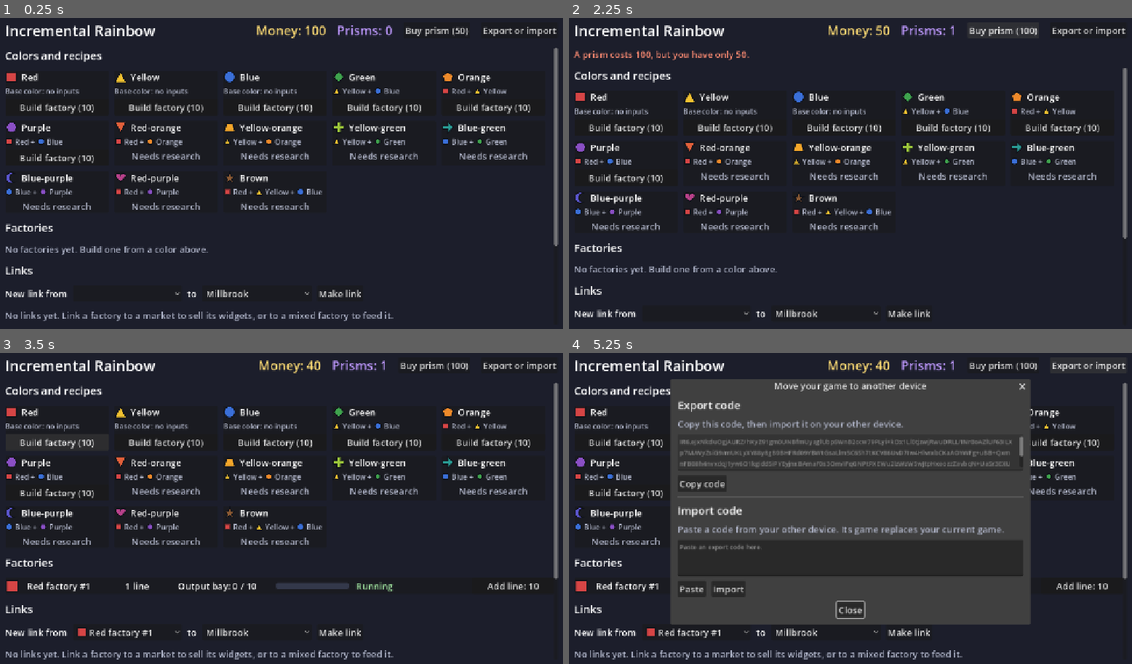
Above: before the commit, frames 1-4 (two rows, left to right).
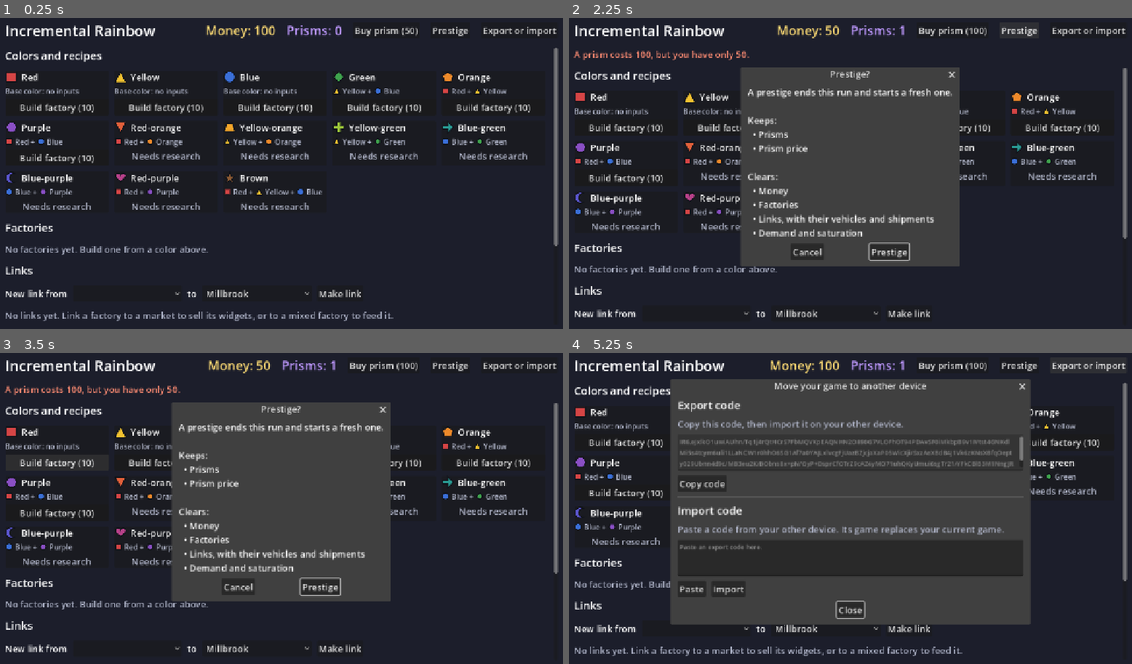
Above: after the commit, the same moments.

Repository: ElysiaAlarien/incrementalrainbow
Game: Godot game, scene res://src/ui/main.tscn
Same seed, same stepped clock (60 frames per second), same inputs: the game is played once before the commit and once after it.
Inputs (mouse positions are in pixels of both pictures, inside the frame that each line leads up to; where the layout moved, square brackets give the same spot in the first picture):
- Up to frame 1 (0.25 s): no input
- Up to frame 2 (2.25 s): click "Buy prism (50)" at 0.5 s; click "Buy prism (100)" at 1.25 s; click (1019, 30) at 2 s, where only the run after the commit has a clickable "Prestige"
- Up to frame 3 (3.5 s): click "Build factory (10)" at 2.75 s
- Up to frame 4 (5.25 s): click (698, 648) [698, 632] at 3.5 s; click (889, 586) at 4.25 s, where only the run after the commit has a clickable "Prestige"; click "Export or import" at 5 s

The runs differ from the first frame. In frame 1, 0.8% of the frame differs, in the area x 36-84%, y 2-7%; in frame 2, 24%; in frame 3, 34%, in the area x 0-100%, y 2-99%; in frame 4, 3.9%.

Commit message:
Prestige (#19) (#38)
* Prestige: a fresh run that keeps prisms and the prism price

A prestige builds a new run from Simulation.new, the same path as a new
game, and copies only the keep set in Simulation._PRESTIGE_KEEPS. All
other state clears by default (ADR-0012). The prestige_preview query
gives what a prestige keeps and clears, and the screen asks the player
to confirm. A prestige with no prisms fails with NO_PRISMS.

Closes #19

Co-Authored-By: Claude Opus 5.5 <noreply@anthropic.com>

* Prestige review fixes: name check for the preview, one-pass copy

Co-Authored-By: Claude Opus 5.5 <noreply@anthropic.com>

---------

Co-authored-by: Claude Opus 5.5 <noreply@anthropic.com>

Diff:
--- a/src/core/command_result.gd
+++ b/src/core/command_result.gd
@@ -29,6 +29,8 @@
 	NOTHING_TO_SHIP,
 	## The link already has automatic transport.
 	ALREADY_AUTOMATIC,
+	## A prestige needs at least one prism.
+	NO_PRISMS,
 }
 
 var ok: bool
--- /dev/null
+++ b/src/core/prestige_view.gd
@@ -0,0 +1,16 @@
+class_name PrestigeView
+extends RefCounted
+## A read-only copy of what a prestige does now, returned by
+## [method Simulation.prestige_preview]. Changing it does not change the
+## simulation.
+
+## True if [method Simulation.prestige] is allowed now.
+var allowed: bool
+## Why a prestige is not allowed now, for the player. Empty when
+## [member allowed] is true.
+var message: String
+## What a prestige keeps, as names for the player, such as "Prisms".
+var keeps: PackedStringArray
+## What a prestige clears to a fresh run, as names for the player, such as
+## "Money".
+var clears: PackedStringArray
--- a/src/core/simulation.gd
+++ b/src/core/simulation.gd
@@ -15,6 +15,27 @@
 const LinkState := preload("res://src/core/state/link_state.gd")
 const ShipmentState := preload("res://src/core/state/shipment_state.gd")
 const DemandState := preload("res://src/core/state/demand_state.gd")
+
+## The prestige keep set, in one place (see ADR-0012). A prestige makes a
+## fresh run with [method Simulation.new], the same path as a new game, and
+## copies only these members into it. Each key is a name for the player, and
+## its value lists the members that hold it. All other state, also state that
+## a later feature adds, is part of the run and clears by default. To keep new
+## state across runs, such as prestige upgrades, add it here.
+const _PRESTIGE_KEEPS: Dictionary[String, Array] = {
+	"Prisms": [&"_prisms"],
+	"Prism price": [&"_prisms_bought"],
+}
+## What a prestige clears, as names for the player. A prestige clears all
+## state that [constant _PRESTIGE_KEEPS] does not name, so this list only
+## tells the player. When a feature adds state to the run, add its name here.
+## A test fails for each snapshot key that neither list names.
+const _PRESTIGE_CLEARS: PackedStringArray = [
+	"Money",
+	"Factories",
+	"Links, with their vehicles and shipments",
+	"Demand and saturation",
+]
 
 var _content: Content
 var _rng: SimRng
@@ -295,6 +316,35 @@
 	return CommandResult.success(_prisms)
 
 
+## Ends this run and starts a fresh one. A prestige keeps only the set in
+## [constant _PRESTIGE_KEEPS] (see [method prestige_preview]) and clears all
+## else to the state of a new game. The player must own at least one prism.
+## The random number generator of the old run seeds the new run, so the same
+## commands and ticks give the same new run.
+func prestige() -> CommandResult:
+	var blocked := _prestige_blocked()
+	if blocked != null:
+		return blocked
+
+	var kept := {}
+	for members: Array in _PRESTIGE_KEEPS.values():
+		for member: StringName in members:
+			kept[member] = true
+	var fresh := Simulation.new(_content, (_rng.next_u32() << 32) | _rng.next_u32())
+	for property in get_property_list():
+		if property.usage & PROPERTY_USAGE_SCRIPT_VARIABLE and not kept.has(StringName(property.name)):
+			set(property.name, fresh.get(property.name))
+	return CommandResult.success()
+
+
+## A failure if [method prestige] is not allowed now, or null.
+func _prestige_blocked() -> CommandResult:
+	if _prisms <= 0:
+		return CommandResult.failure(CommandResult.Reason.NO_PRISMS,
+			"A prestige needs at least one prism. Buy a prism first.")
+	return null
+
+
 ## Why the destination of [param state] accepts no widgets now.
 func _accepts_nothing_text(state: LinkState) -> String:
 	if state.destination_kind == LinkView.Destination.FACTORY:
@@ -383,6 +433,18 @@
 	return view
 
 
+## What [method prestige] does now: if it is allowed, and what it keeps and
+## what it clears.
+func prestige_preview() -> PrestigeView:
+	var view := PrestigeView.new()
+	var blocked := _prestige_blocked()
+	view.allowed = blocked == null
+	view.message = "" if blocked == null else blocked.message
+	view.keeps = PackedStringArray(_PRESTIGE_KEEPS.keys())
+	view.clears = _PRESTIGE_CLEARS.duplicate()
+	return view
+
+
 ## The money that [method build_factory] costs now.
 func factory_build_cost() -> BigNumber:
 	return _content.factory_balance.build_cost
--- a/src/ui/main.gd
+++ b/src/ui/main.gd
@@ -9,6 +9,8 @@
 ## each frame, and shows what the queries return. It loads the save on start,
 ## and saves at intervals and when the game exits or goes to the background.
 ## The Export or import button exports the game as a code and imports a code.
+## The Prestige button shows what a prestige keeps and clears, and asks the
+## player to confirm.
 
 ## Seconds between saves while the game runs.
 const AUTOSAVE_INTERVAL_S := 30.0
@@ -30,6 +32,7 @@
 @onready var _buy_prism_button: Button = %BuyPrism
 @onready var _message_label: Label = %MessageLabel
 @onready var _export_code_button: Button = %ExportCodeButton
+@onready var _prestige_button: Button = %PrestigeButton
 
 var _sim: Simulation
 var _save_file: SaveFile
@@ -41,6 +44,7 @@
 var _link_rows: Dictionary[int, LinkRow] = {}
 var _market_rows: Dictionary[StringName, MarketRow] = {}
 var _export_code_dialog: ExportCodeDialog
+var _prestige_confirm := ConfirmationDialog.new()
 var _cards: Array[ColorCard] = []
 ## The metadata of each item in [member _new_link_destination], in order, as
 ## from [method _link_destination_keys].
@@ -71,6 +75,12 @@
 	add_child(_export_code_dialog)
 	_export_code_button.pressed.connect(func() -> void: _export_code_dialog.open(_sim))
 	_buy_prism_button.pressed.connect(_on_buy_prism_pressed)
+	_prestige_confirm.name = "PrestigeConfirm"
+	_prestige_confirm.title = "Prestige?"
+	_prestige_confirm.ok_button_text = "Prestige"
+	_prestige_confirm.confirmed.connect(_on_prestige_confirmed)
+	add_child(_prestige_confirm)
+	_prestige_button.pressed.connect(_on_prestige_pressed)
 	_refresh()
 
 
@@ -131,6 +141,12 @@
 ## it at once.
 func _replace_game(simulation: Simulation) -> void:
 	_sim = simulation
+	_show_replaced_run()
+
+
+## Shows the run of the game after an import or a prestige replaced the last
+## run. It removes the rows of the last run, and saves the game at once.
+func _show_replaced_run() -> void:
 	for row: Node in _rows.values() + _link_rows.values():
 		row.get_parent().remove_child(row)
 		row.queue_free()
@@ -171,6 +187,30 @@
 
 func _on_buy_prism_pressed() -> void:
 	_show_result(_sim.buy_prism())
+
+
+## Shows what a prestige keeps and clears and asks the player to confirm, or
+## shows why a prestige is not allowed now.
+func _on_prestige_pressed() -> void:
+	var preview := _sim.prestige_preview()
+	if not preview.allowed:
+		_show_message(preview.message)
+		return
+	_prestige_confirm.dialog_text = "A prestige ends this run and starts a fresh one.\n\nKeeps:\n%s\n\nClears:\n%s" % [
+		_bullets(preview.keeps), _bullets(preview.clears)]
+	_prestige_confirm.popup_centered()
+
+
+func _on_prestige_confirmed() -> void:
+	var result := _sim.prestige()
+	if result.ok:
+		_show_replaced_run()
+	else:
+		_show_result(result)
+
+
+func _bullets(items: PackedStringArray) -> String:
+	return "\n".join(Array(items).map(func(item: String) -> String: return "  • " + item))
 
 
 func _on_ship_pressed(link_id: int) -> void:
--- a/src/ui/main.tscn
+++ b/src/ui/main.tscn
@@ -71,6 +71,12 @@
 layout_mode = 2
 size_flags_vertical = 4
 text = "Buy prism"
+
+[node name="PrestigeButton" type="Button" parent="Margin/Layout/Header"]
+unique_name_in_owner = true
+layout_mode = 2
+size_flags_vertical = 4
+text = "Prestige"
 
 [node name="ExportCodeButton" type="Button" parent="Margin/Layout/Header"]
 unique_name_in_owner = true
--- a/tests/smoke/test_main_screen.gd
+++ b/tests/smoke/test_main_screen.gd
@@ -418,6 +418,75 @@
 	assert_string_contains(message.text, "A prism costs")
 
 
+func test_a_prestige_with_no_prisms_shows_the_reason() -> void:
+	var main: Control = await _main_with_red_factory()
+
+	main.find_child("PrestigeButton", true, false).pressed.emit()
+	await wait_process_frames(1)
+
+	var confirm: ConfirmationDialog = main.find_child("PrestigeConfirm", true, false)
+	assert_false(confirm.visible, "there is nothing to confirm")
+	var message: Label = main.find_child("MessageLabel", true, false)
+	assert_true(message.visible)
+	assert_eq(message.text, main.simulation().prestige_preview().message)
+	assert_eq(main.simulation().factories().size(), 1)
+
+
+## The main screen with one prism, a red factory, and a link from it.
+func _main_ready_to_prestige() -> Control:
+	var main := await _open_main()
+	main.find_child("BuyPrism", true, false).pressed.emit()
+	main.find_child("Build_red", true, false).pressed.emit()
+	await wait_process_frames(1)
+	main.find_child("MakeLink", true, false).pressed.emit()
+	await wait_process_frames(1)
+	assert_eq(main.simulation().prisms().owned, 1)
+	assert_eq(_rows(main).size(), 1)
+	return main
+
+
+func test_a_prestige_shows_what_it_keeps_and_clears_before_the_player_confirms() -> void:
+	var main: Control = await _main_ready_to_prestige()
+
+	main.find_child("PrestigeButton", true, false).pressed.emit()
+	await wait_process_frames(1)
+
+	var confirm: ConfirmationDialog = main.find_child("PrestigeConfirm", true, false)
+	assert_true(confirm.visible, "the prestige asks to confirm")
+	var preview: PrestigeView = main.simulation().prestige_preview()
+	for item in preview.keeps + preview.clears:
+		assert_string_contains(confirm.dialog_text, item)
+	assert_lt(confirm.dialog_text.find("Keeps"), confirm.dialog_text.find(preview.keeps[0]))
+	assert_lt(confirm.dialog_text.find("Clears"), confirm.dialog_text.find(preview.clears[0]))
+	assert_eq(main.simulation().factories().size(), 1, "the game does not change before the player confirms")
+	confirm.canceled.emit()
+	await wait_process_frames(1)
+	assert_eq(main.simulation().factories().size(), 1, "a canceled prestige changes nothing")
+
+
+func test_a_confirmed_prestige_starts_a_new_run_and_saves_it() -> void:
+	var main: Control = await _main_ready_to_prestige()
+	main.find_child("PrestigeButton", true, false).pressed.emit()
+	await wait_process_frames(1)
+	var confirm: ConfirmationDialog = main.find_child("PrestigeConfirm", true, false)
+
+	confirm.confirmed.emit()
+	await wait_process_frames(1)
+
+	var sim: Simulation = main.simulation()
+	assert_eq(sim.factories().size(), 0)
+	assert_eq(sim.prisms().owned, 1)
+	assert_eq(_rows(main).size(), 0, "the screen shows the new run")
+	assert_eq(main.find_children("Link*", "LinkRow", true, false).size(), 0)
+	assert_eq((main.find_child("NewLinkFactory", true, false) as OptionButton).item_count, 0)
+	assert_true(main.find_child("EmptyLabel", true, false).visible)
+	assert_eq((main.find_child("PrismLabel", true, false) as Label).text, "Prisms: 1")
+	var saved := _read_save()
+	assert_true(saved.ok, saved.message)
+	assert_eq(saved.simulation.factories().size(), 0, "the prestige is saved at once")
+	assert_eq(saved.simulation.prisms().owned, 1)
+
+
 func test_the_header_fits_the_screen_width() -> void:
 	var main := await _open_main()
 	var header: Control = main.find_child("Header", true, false)
--- a/tests/unit/test_save.gd
+++ b/tests/unit/test_save.gd
@@ -132,6 +132,28 @@
 	assert_eq(loaded.snapshot(), sim.snapshot())
 
 
+func test_save_then_load_after_a_prestige_gives_the_same_state() -> void:
+	var sim := _rich_game()
+	assert_true(sim.prestige().ok, "the rich game has prisms")
+	sim.build_factory(&"red")
+	sim.tick(2500)
+
+	var result := _load(SaveCodec.encode(sim))
+
+	assert_true(result.ok, result.message)
+	var loaded := result.simulation
+	assert_eq(loaded.prisms().owned, 2)
+	assert_eq(loaded.prisms().total_bought, 2)
+	assert_eq(loaded.factories().size(), 1)
+	assert_eq(loaded.snapshot(), sim.snapshot())
+	for game in [sim, loaded]:
+		game.make_link(1, &"millbrook")
+		game.tick(12_345)
+		game.start_shipment(1)
+		game.prestige()
+	assert_eq(loaded.snapshot(), sim.snapshot(), "the loaded game plays on and prestiges the same")
+
+
 func test_the_save_has_a_version_number() -> void:
 	var data: Dictionary = JSON.parse_string(SaveCodec.encode(_rich_game()))
 
--- /dev/null
+++ b/tests/unit/test_simulation_prestige.gd
@@ -0,0 +1,265 @@
+extends GutTest
+## Prestige: the player ends a run and starts a fresh one. A prestige keeps
+## prisms and the prism price, and clears the run (see ADR-0012).
+
+const SEED := 19
+## Each snapshot key, and the name in the prestige preview that tells the
+## player about it. Null for a key that the player does not see. When a
+## feature adds a snapshot key, add it here with its name, and add the name to
+## the keeps or the clears of the core.
+const PREVIEW_NAME_OF_KEY := {
+	"time_ms": null,
+	"rng": null,
+	"money": "Money",
+	"next_factory_id": "Factories",
+	"factories": "Factories",
+	"next_link_id": "Links, with their vehicles and shipments",
+	"links": "Links, with their vehicles and shipments",
+	"next_shipment_id": "Links, with their vehicles and shipments",
+	"drift_key": "Demand and saturation",
+	"saturation": "Demand and saturation",
+	"prisms": "Prisms",
+	"prisms_bought": "Prism price",
+}
+## The snapshot keys that come from the random number generator, so a fresh
+## run has other values than a new game with another seed.
+const RANDOM_KEYS: Array[String] = ["rng", "drift_key"]
+
+
+## Content with mixed colors, drift, and saturation, and 1000 money at the
+## start. Prisms cost 20, then 40, then 80.
+func _content() -> Content:
+	return ContentFixture.from_data(ContentFixture.data(ContentFixture.mixed_colors_data(),
+		ContentFixture.balance_data(700, 6, ContentFixture.demand_overrides().merged(
+			{"starting_money": 1000}))))
+
+
+## A run with factories, links to a market and to a mixed factory, shipments
+## on their way, automatic transport, sales that saturate a color, and two
+## prisms.
+func _played_run() -> Simulation:
+	var sim := Simulation.new(_content(), SEED)
+	assert_true(sim.build_factory(&"red").ok)
+	assert_true(sim.build_factory(&"yellow").ok)
+	assert_true(sim.build_factory(&"green").ok)
+	assert_true(sim.add_production_line(1).ok)
+	assert_true(sim.make_link(1, &"millbrook").ok)
+	assert_true(sim.make_factory_link(2, 3).ok)
+	assert_true(sim.buy_automatic_transport(1).ok)
+	sim.tick(3000)
+	assert_true(sim.start_shipment(2).ok)
+	sim.tick(ContentFixture.TRANSIT_TIME_MS + 100)
+	assert_true(sim.buy_prism().ok)
+	assert_true(sim.buy_prism().ok)
+	return sim
+
+
+## The snapshot keys that a prestige keeps, from the names in the preview.
+func _kept_keys(sim: Simulation) -> Array[String]:
+	var keys: Array[String] = []
+	var keeps := sim.prestige_preview().keeps
+	for key: String in PREVIEW_NAME_OF_KEY:
+		var entry: Variant = PREVIEW_NAME_OF_KEY[key]
+		if entry != null and keeps.has(entry):
+			keys.append(key)
+	return keys
+
+
+## [param snapshot] without the keys of [param keys].
+func _without(snapshot: Dictionary, keys: Array[String]) -> Dictionary:
+	var result := snapshot.duplicate(true)
+	for key in keys:
+		result.erase(key)
+	return result
+
+
+func test_the_played_run_has_state_to_clear() -> void:
+	# The tests below show that a prestige clears only what this run has.
+	var sim := _played_run()
+	assert_eq(sim.factories().size(), 3)
+	assert_eq(sim.links().size(), 2)
+	assert_ne(sim.link(1).automatic, LinkView.Automatic.MANUAL, "link 1 has automatic transport")
+	assert_gt(sim.link(1).shipments_in_transit.size(), 0, "a shipment on its way to the market")
+	assert_lt(sim.market(&"millbrook").demands[&"red"], 1.0, "sales saturate red")
+	assert_gt(sim.time_ms(), 0)
+
+
+func test_a_prestige_with_no_prisms_fails_and_changes_nothing() -> void:
+	var sim := Simulation.new(_content(), SEED)
+	sim.build_factory(&"red")
+	sim.tick(1000)
+	var before := sim.snapshot()
+
+	var result := sim.prestige()
+
+	assert_false(result.ok)
+	assert_eq(result.reason, CommandResult.Reason.NO_PRISMS)
+	assert_eq(result.message, "A prestige needs at least one prism. Buy a prism first.")
+	assert_eq(sim.snapshot(), before)
+
+
+func test_a_prestige_with_a_prism_succeeds() -> void:
+	var sim := Simulation.new(_content(), SEED)
+	sim.buy_prism()
+
+	var result := sim.prestige()
+
+	assert_true(result.ok, result.message)
+
+
+func test_a_prestige_clears_money_factories_and_links() -> void:
+	var sim := _played_run()
+
+	assert_true(sim.prestige().ok)
+
+	assert_true(sim.money().equals(BigNumber.from_int(1000)), "money is the start money, got %s" % sim.money())
+	assert_eq(sim.factories().size(), 0)
+	assert_eq(sim.links().size(), 0)
+	assert_eq(sim.time_ms(), 0, "the time of the run starts again")
+
+
+func test_after_a_prestige_ids_start_again_as_in_a_new_game() -> void:
+	var sim := _played_run()
+	sim.prestige()
+
+	assert_eq(sim.build_factory(&"red").value, 1)
+	assert_eq(sim.make_link(1, &"millbrook").value, 1)
+
+
+func test_a_prestige_clears_saturation_and_shipments_on_their_way() -> void:
+	var sim := _played_run()
+
+	sim.prestige()
+
+	assert_eq(sim.snapshot().saturation, [], "no color is saturated")
+	var money_before := sim.money()
+	sim.tick(60_000)
+	assert_true(sim.money().equals(money_before), "no old shipment sells in the new run")
+
+
+func test_a_prestige_keeps_prisms_and_the_prism_price() -> void:
+	var sim := _played_run()
+	var before := sim.prisms()
+
+	sim.prestige()
+
+	var after := sim.prisms()
+	assert_eq(after.owned, 2)
+	assert_eq(after.total_bought, before.total_bought)
+	assert_true(after.next_price.equals(before.next_price), "the price is %s, not %s" % [
+		after.next_price, before.next_price])
+
+
+func test_the_prism_price_does_not_go_down_in_the_next_run() -> void:
+	var sim := _played_run()
+	sim.prestige()
+
+	assert_true(sim.buy_prism().ok)
+
+	assert_true(sim.money().equals(BigNumber.from_int(1000 - 80)), "the third prism costs 80, got %s" % sim.money())
+	assert_eq(sim.prisms().total_bought, 3)
+
+
+func test_after_a_prestige_all_state_but_the_kept_set_is_as_in_a_new_game() -> void:
+	# This test covers state that later features add: a prestige must clear it
+	# unless it is in the keep set.
+	var sim := _played_run()
+
+	sim.prestige()
+
+	var new_game := Simulation.new(_content(), SEED)
+	var ignored := _kept_keys(sim) + RANDOM_KEYS
+	assert_eq(_kept_keys(sim), ["prisms", "prisms_bought"] as Array[String])
+	assert_eq(_without(sim.snapshot(), ignored), _without(new_game.snapshot(), ignored))
+
+
+func test_the_preview_names_each_part_of_the_state() -> void:
+	# A feature that adds state must also tell the player if a prestige keeps
+	# or clears it.
+	var sim := _played_run()
+	var preview := sim.prestige_preview()
+
+	var keys := sim.snapshot().keys()
+	keys.sort()
+	var named := PREVIEW_NAME_OF_KEY.keys()
+	named.sort()
+	assert_eq(keys, named, "each snapshot key has a name in PREVIEW_NAME_OF_KEY")
+	var entries := {}
+	for key: String in PREVIEW_NAME_OF_KEY:
+		var entry: Variant = PREVIEW_NAME_OF_KEY[key]
+		if entry != null:
+			entries[entry] = true
+			assert_true(preview.keeps.has(entry) or preview.clears.has(entry), "the preview names %s" % entry)
+	for entry in preview.keeps + preview.clears:
+		assert_true(entries.has(entry), "%s names state" % entry)
+
+
+func test_the_same_run_and_prestige_give_the_same_new_run() -> void:
+	var a := _played_run()
+	var b := _played_run()
+
+	a.prestige()
+	b.prestige()
+	for sim: Simulation in [a, b]:
+		sim.build_factory(&"red")
+		sim.make_link(1, &"millbrook")
+		sim.buy_automatic_transport(1)
+		sim.tick(40_000)
+
+	assert_eq(a.snapshot(), b.snapshot())
+
+
+func test_the_new_run_has_new_random_values() -> void:
+	var sim := _played_run()
+	var before := sim.snapshot()
+
+	sim.prestige()
+
+	assert_ne(sim.snapshot().drift_key, before.drift_key, "demand drifts in a new way")
+	assert_ne(sim.snapshot().rng, before.rng)
+
+
+func test_a_prestige_can_happen_again_while_prisms_are_kept() -> void:
+	var sim := _played_run()
+	sim.prestige()
+
+	assert_true(sim.prestige().ok)
+
+	assert_eq(sim.prisms().owned, 2)
+
+
+func test_the_preview_shows_what_a_prestige_keeps_and_clears() -> void:
+	var sim := _played_run()
+
+	var view := sim.prestige_preview()
+
+	assert_true(view.allowed)
+	assert_eq(view.message, "")
+	assert_eq(view.keeps, PackedStringArray(["Prisms", "Prism price"]))
+	assert_eq(view.clears, PackedStringArray(["Money", "Factories",
+		"Links, with their vehicles and shipments", "Demand and saturation"]))
+
+
+func test_the_preview_with_no_prisms_gives_the_reason() -> void:
+	var sim := Simulation.new(_content(), SEED)
+
+	var view := sim.prestige_preview()
+
+	assert_false(view.allowed)
+	assert_eq(view.message, sim.prestige().message)
+	assert_false(view.keeps.is_empty(), "the preview shows the keep set also when a prestige is not allowed")
+
+
+func test_changing_the_preview_does_not_change_the_game() -> void:
+	var sim := Simulation.new(_content(), SEED)
+	var view := sim.prestige_preview()
+
+	view.keeps.append("Money")
+	view.clears.clear()
+	view.allowed = true
+
+	var again := sim.prestige_preview()
+	assert_false(again.allowed)
+	assert_false(again.keeps.has("Money"))
+	assert_false(again.clears.is_empty())
+	assert_false(sim.prestige().ok)
Not shown, added: src/core/prestige_view.gd.uid
Not shown, added: tests/unit/test_simulation_prestige.gd.uid
Not shown, changed: GLOSSARY.md
Not shown, added: docs/adr/0012-prestige-starts-a-fresh-run.md
